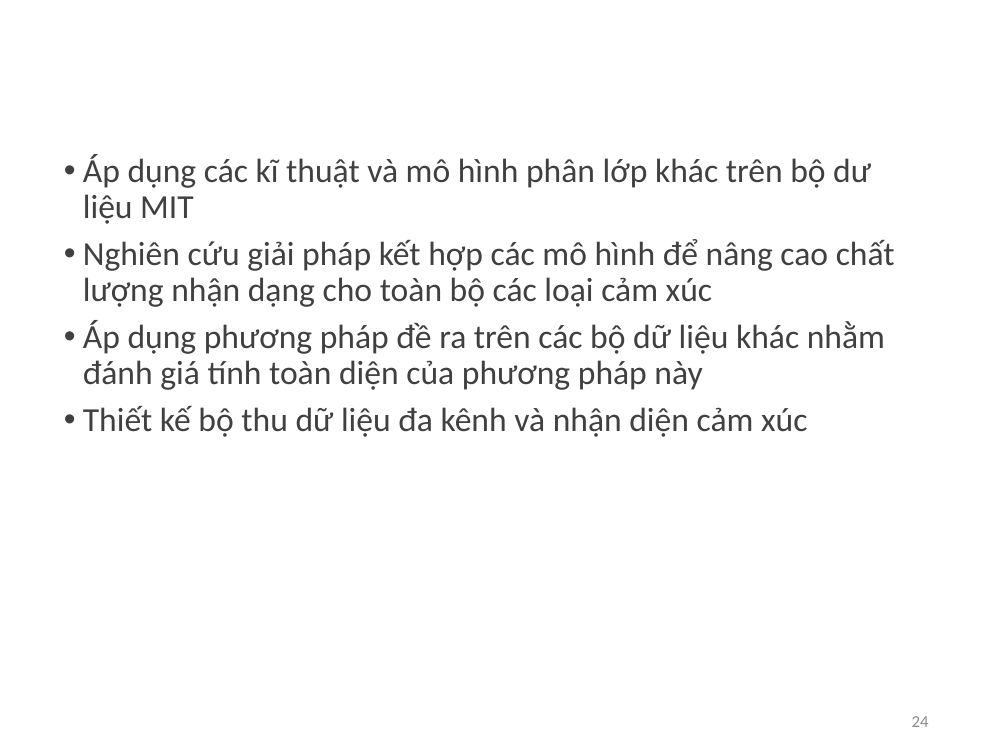
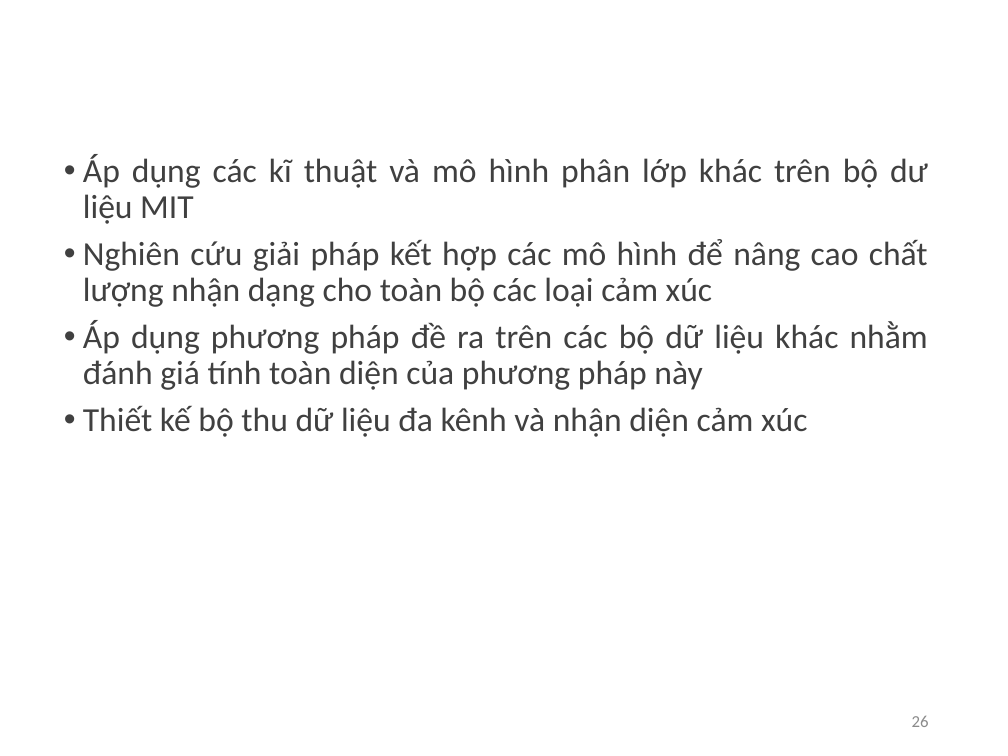
Before and after one commit to nguyennam2910/TriMun, a slide deck: slide 26 of Slide Thesis.pptx (slide 24 before the commit). Drawn at 1008x756 pixels with LibreOffice and Linux fonts; fonts in the diff are those of the drawing; background and template pictures are left out. Boxes give left, top, right and bottom in pixels: in the first picture for what was removed or moved away, otherwise in the second. Text is boxed around its words. In the diff, an @@ line names an element or a change of style, - is before the commit and + after.

```diff
--- a/Slide Thesis.pptx
+++ b/Slide Thesis.pptx
@@ text "Áp dụng các kĩ thuật ..." at (83,154,928,437): alignment left to justified @@
@@ page number at (912,716,929,727): text changed @@
-24
+26
```
Also in this commit, not shown: 17 other slides changed, 2 slides added, 2 other files.
